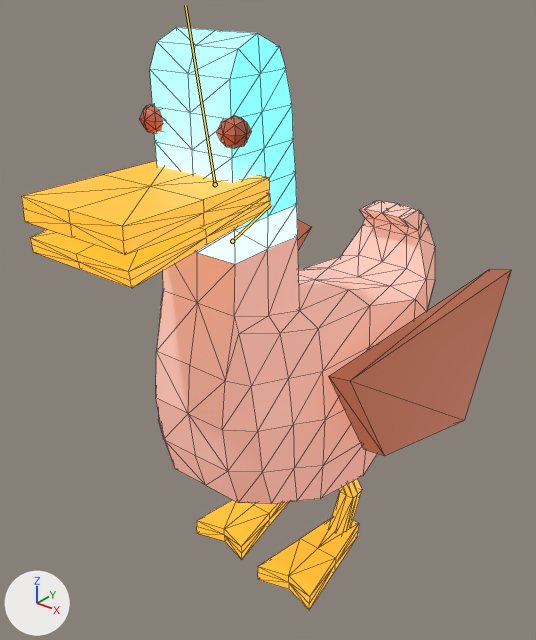
One commit to the FBX model Duck-Game-/Assets/Models/Ducks/RiggedDuck.fbx: the scene before it, then after it.
Both versions are drawn from a 50 mm camera at (0.0201, -0.0285, 0.0302) aimed at (-0.001, -0.0021, 0.0139). Every picture has the same lights, and +X, +Y and +Z are marked at lower left. Both versions are drawn at frame 52 of the action 'Take 001'; the numbers are the values there. The bones that change are drawn over the model as lines. Mesh edges are drawn as thin lines.

Names of what the first picture shows: 'Ducky2'.
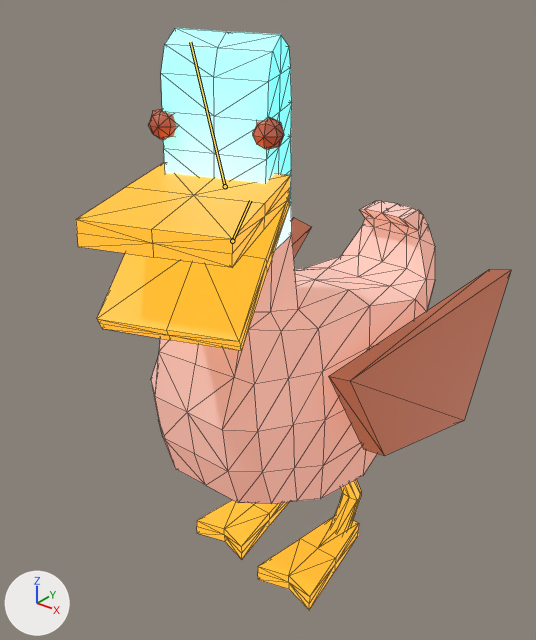
Pixel boxes [x1, y1, x2, y2] of what changed, in the pictures (536 x 640 px):
```json
{"object": "Ducky2", "change": "posed", "before": [21, 27, 511, 610], "after": [76, 28, 511, 610], "on screen": "11% narrower"}
{"bone": "head", "before": "(232, 241) to (271, 204)", "after": "(232, 241) to (250, 200)"}
{"bone": "kaw", "before": "(215, 184) to (185, 5)", "after": "(225, 186) to (190, 42)"}
```

Edits to the scene script, one JSON object a line:
```json
{"block": "bone_head", "where": "bone_head = bpy.data.objects['Armature'].pose.bones['head']  # child of 'Spine'"}
{"op": "set", "path": "bone_head.rotation_quaternion", "old": "(1.0, 0.0, 0.0, 0.0)", "new": "(0.98, 0.183, 0.084, -0.004)", "note": "degrees (0, 0, 0) -> degrees (21, 10, 1)"}
{"block": "bone_kaw", "where": "bone_kaw = bpy.data.objects['Armature'].pose.bones['kaw']  # child of 'head'"}
{"op": "set", "path": "bone_kaw.rotation_quaternion", "old": "(1.0, 0.0, 0.0, 0.0)", "new": "(0.983, 0.0, 0.0, -0.181)", "note": "degrees (0, 0, 0) -> degrees (0, 0, -21)"}
```
